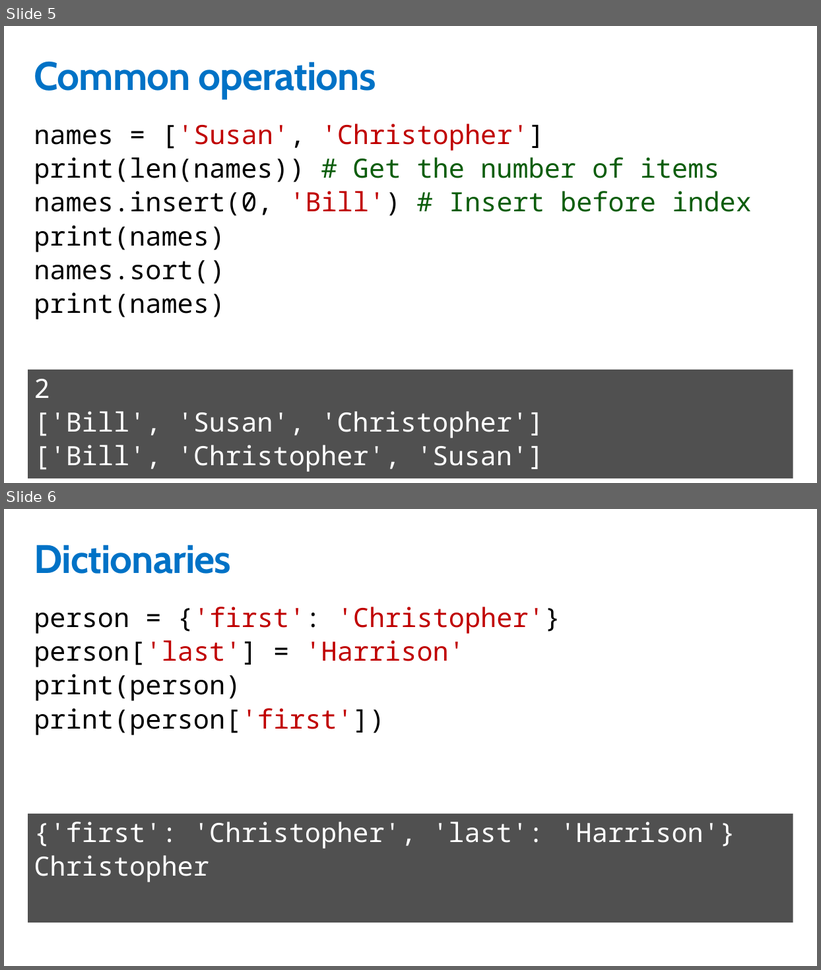
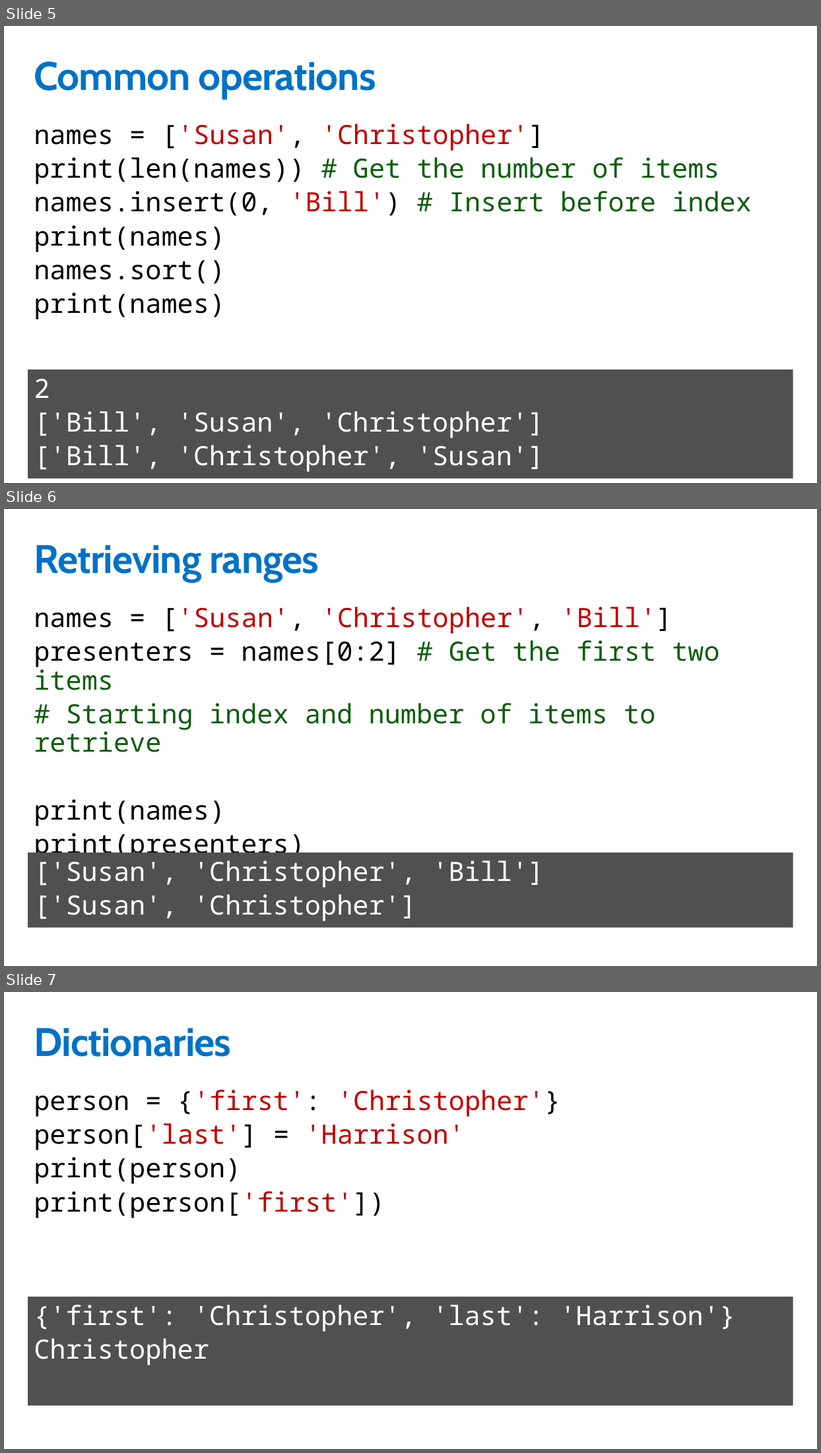
Before and after one commit to GeekTrainer/python-getting-started, a slide deck: Slides/11 - Collections.pptx. Shown one above the other, each under a label of ours: slides 5 and 6 before the commit, slides 5, 6 and 7 after it. The pictures are 821x970 and 821x1453 pixels, drawn with LibreOffice and Linux fonts; fonts in the diff are those of the drawing. Boxes give left, top, right and bottom in pixels: in the first picture for what was removed or moved away, otherwise in the second. Text is boxed around its words. In the diff, an @@ line names an element or a change of style, - is before the commit and + after.

```diff
--- a/Slides/11 - Collections.pptx
+++ b/Slides/11 - Collections.pptx
@@ slide 6 added at (x1=4, y1=509, x2=817, y2=966), background #FFFFFF @@
@@ title added at (x1=34, y1=545, x2=319, y2=582), 48 pt, text #0072C6, bold @@
+Retrieving ranges
@@ text added at (x1=34, y1=607, x2=719, y2=826), 32 pt, text #000000 @@
+names = ['Susan', 'Christopher', 'Bill']
+presenters = names[0:2] # Get the first two items
+# Starting index and number of items to retrieve
+print(names)
+print(presenters)
@@ rectangle added at (x1=28, y1=853, x2=793, y2=928), fill #505050, 32 pt, text #FFFFFF @@
+['Susan', 'Christopher', 'Bill']
+['Susan', 'Christopher']
@@ what was slide 6 is now slide 7 @@
```
Also in this commit, not shown: 7 other files.
